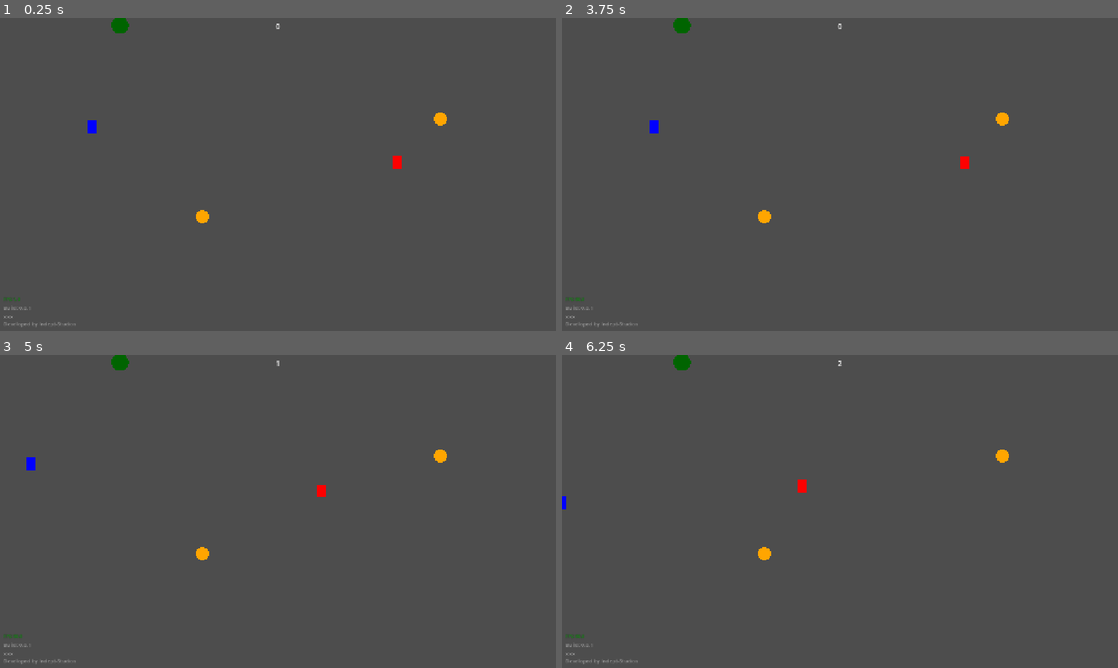
Above: before the commit, frames 1-4 (two rows, left to right).
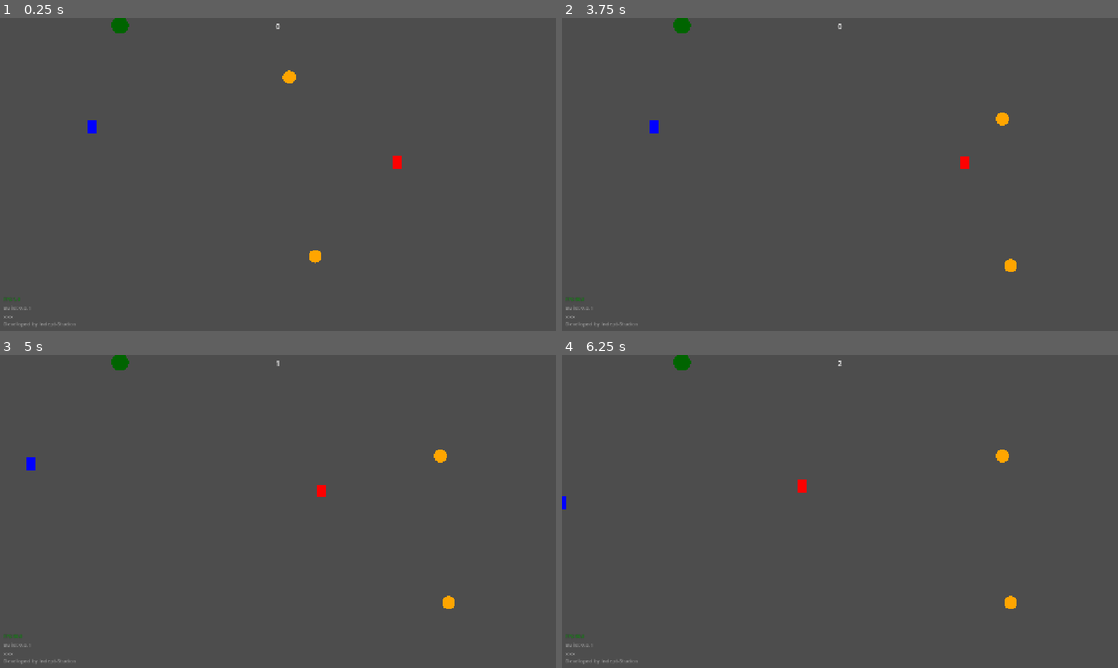
Above: after the commit, the same moments.

Repository: Indept-Studios/ard_jam
Game: Godot game, scene res://scenes/game.tscn
Same seed, same stepped clock (60 frames per second), same inputs: the game is played once before the commit and once after it.
Inputs:
- Up to frame 1 (0.25 s): no input
- Up to frame 2 (3.75 s): hold D (right) 0.53-1.28 s; hold S (down) 1.28-2.03 s; hold D (right) 2.03-2.78 s; hold W (up) 2.78-3.5 s; click "RESTART" at 3.5 s
- Up to frame 3 (5 s): hold A (left) from 4.28 s (still down)
- Up to frame 4 (6.25 s): release A (left) at 5.78 s; hold S (down) from 5.78 s (still down)

The runs differ from the first frame. In frame 1, 0.3% of the frame differs, in the area x 35-81%, y 16-79%; in frame 2, 0.2%; in frame 3, 0.2%; in frame 4, 0.2%.

Commit message:
feat: more spawners for collectables and enemies

Diff:
--- a/scenes/game.tscn
+++ b/scenes/game.tscn
@@ -94,6 +94,7 @@
 
 [node name="CollectableSpawner" type="Node2D" parent="World/LevelRoot" unique_id=471409363]
 unique_name_in_owner = true
+visible = false
 
 [node name="CollectableSpawner1" type="Marker2D" parent="World/LevelRoot/CollectableSpawner" unique_id=1192438315]
 position = Vector2(666, 136)
@@ -104,11 +105,76 @@
 [node name="CollectableSpawner3" type="Marker2D" parent="World/LevelRoot/CollectableSpawner" unique_id=1526648913]
 position = Vector2(1014, 232)
 
+[node name="CollectableSpawner4" type="Marker2D" parent="World/LevelRoot/CollectableSpawner" unique_id=1629997321]
+position = Vector2(1033, 570)
+
+[node name="CollectableSpawner5" type="Marker2D" parent="World/LevelRoot/CollectableSpawner" unique_id=1752158491]
+position = Vector2(193, 538)
+
+[node name="CollectableSpawner6" type="Marker2D" parent="World/LevelRoot/CollectableSpawner" unique_id=1144863423]
+position = Vector2(1049, 90)
+
+[node name="CollectableSpawner7" type="Marker2D" parent="World/LevelRoot/CollectableSpawner" unique_id=1464431583]
+position = Vector2(726, 548)
+
+[node name="CollectableSpawner8" type="Marker2D" parent="World/LevelRoot/CollectableSpawner" unique_id=1913155489]
+position = Vector2(188, 120)
+
+[node name="CollectableSpawner9" type="Marker2D" parent="World/LevelRoot/CollectableSpawner" unique_id=823314582]
+position = Vector2(515, 259)
+
+[node name="CollectableSpawner10" type="Marker2D" parent="World/LevelRoot/CollectableSpawner" unique_id=651900067]
+position = Vector2(199, 315)
+
 [node name="EnemyRoot" type="Node2D" parent="World/LevelRoot" unique_id=436709445]
 
 [node name="EnemySpawner" type="Node2D" parent="World/LevelRoot" unique_id=563574248]
+visible = false
 
 [node name="EnemySpawner" type="Marker2D" parent="World/LevelRoot/EnemySpawner" unique_id=279943719]
+position = Vector2(393, 122)
+
+[node name="EnemySpawner2" type="Marker2D" parent="World/LevelRoot/EnemySpawner" unique_id=1553812183]
+position = Vector2(902, 156)
+
+[node name="EnemySpawner3" type="Marker2D" parent="World/LevelRoot/EnemySpawner" unique_id=1935907833]
+position = Vector2(875, 484)
+
+[node name="EnemySpawner4" type="Marker2D" parent="World/LevelRoot/EnemySpawner" unique_id=1838520582]
+position = Vector2(275, 523)
+
+[node name="EnemySpawner5" type="Marker2D" parent="World/LevelRoot/EnemySpawner" unique_id=312102275]
+position = Vector2(73, 72)
+
+[node name="EnemySpawner6" type="Marker2D" parent="World/LevelRoot/EnemySpawner" unique_id=724959528]
+position = Vector2(1069, 101)
+
+[node name="EnemySpawner7" type="Marker2D" parent="World/LevelRoot/EnemySpawner" unique_id=1869525823]
+position = Vector2(1023, 594)
+
+[node name="EnemySpawner8" type="Marker2D" parent="World/LevelRoot/EnemySpawner" unique_id=1699368978]
+position = Vector2(544, 359)
+
+[node name="EnemySpawner9" type="Marker2D" parent="World/LevelRoot/EnemySpawner" unique_id=780326134]
+position = Vector2(627, 610)
+
+[node name="EnemySpawner10" type="Marker2D" parent="World/LevelRoot/EnemySpawner" unique_id=1937011372]
+position = Vector2(681, 99)
+
+[node name="EnemySpawner11" type="Marker2D" parent="World/LevelRoot/EnemySpawner" unique_id=421668959]
+position = Vector2(111, 402)
+
+[node name="EnemySpawner12" type="Marker2D" parent="World/LevelRoot/EnemySpawner" unique_id=977257403]
+position = Vector2(1079, 352)
+
+[node name="EnemySpawner13" type="Marker2D" parent="World/LevelRoot/EnemySpawner" unique_id=1989892931]
+position = Vector2(765, 343)
+
+[node name="EnemySpawner14" type="Marker2D" parent="World/LevelRoot/EnemySpawner" unique_id=951708040]
+position = Vector2(387, 314)
+
+[node name="EnemySpawner15" type="Marker2D" parent="World/LevelRoot/EnemySpawner" unique_id=39554732]
+position = Vector2(612, 207)
 
 [node name="TreeRoot" type="Node2D" parent="World/LevelRoot" unique_id=50455798]
 
